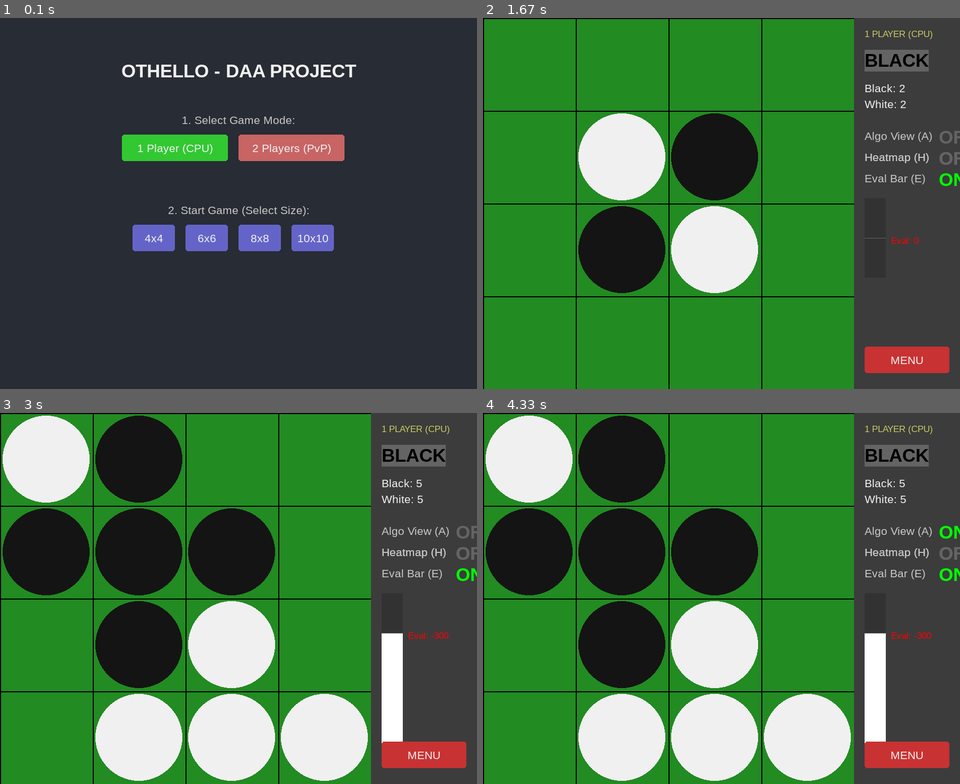
Above: before the commit, frames 1-4 (two rows, left to right).
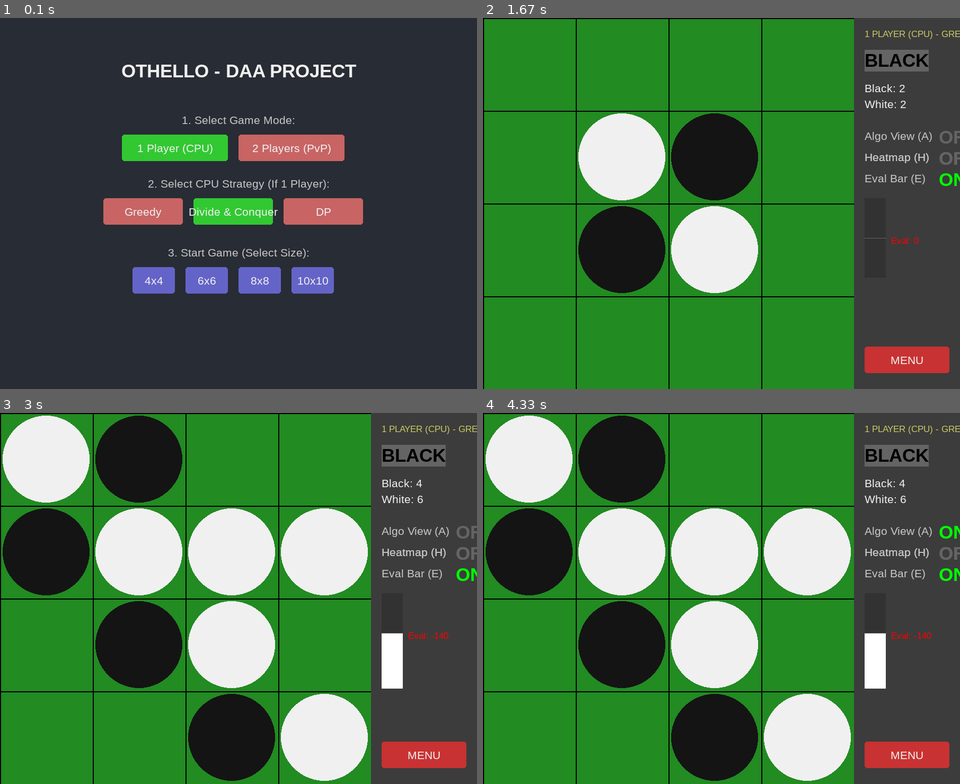
Above: after the commit, the same moments.

Repository: nimaldanyathk/Othello_DAA_Project
Game: pygame game, started from main_pygame.py
The game is run twice, just before and just after one commit, with the same random seed, the same clock (stepped at 60 frames per second) and the same inputs.
Inputs (mouse positions are in pixels of both pictures, inside the frame that each line leads up to):
- Up to frame 1 (0.1 s): no input
- Up to frame 2 (1.67 s): click (626, 210) at 0.38 s, where only the run after the commit has a clickable "Greedy"; click "2 Players (PvP)" at 0.72 s; click "1 Player (CPU)" at 1.05 s; click "4x4" at 1.38 s
- Up to frame 3 (3 s): click (66, 587) at 1.72 s; click (214, 694) at 2.05 s; click (162, 476) at 2.88 s
- Up to frame 4 (4.33 s): tap A at 3.67 s

The runs differ from the first frame. In frame 1, 9.1% of the frame differs, in the area x 21-77%, y 43-75%; in frame 2, less than 0.1%; in frame 3, 17%, in the area x 20-100%, y 3-100%; in frame 4, 17%.

Commit message:
Added an option on starting screen to select which strategy CPU should play wtih

Diff:
--- a/ui/pygame_gui.py
+++ b/ui/pygame_gui.py
@@ -4,6 +4,9 @@
 from model.game_state import GameState
 from algorithms.graph import get_best_move_generator, weighted_heuristic
 from algorithms.heuristics import get_cell_weight
+from algorithms.greedy import get_greedy_move
+from algorithms.divide_and_conquer import choosebestmovevisual
+from algorithms.dp import get_dp_move_generator
 import os
 
 # Enums
@@ -14,6 +17,11 @@
 # Game Modes
 MODE_PvCPU = 0
 MODE_PvP = 1
+
+# CPU Strategies
+STRAT_GREEDY = 0
+STRAT_DNC = 1
+STRAT_DP = 2
 
 class PyGameUI:
     # Constants
@@ -83,6 +91,7 @@
 
         # Menu State
         self.selected_mode_option = MODE_PvCPU # Default
+        self.cpu_strategy = STRAT_DNC # Default strategy
 
         # Game State
         self.game_state = None
@@ -178,9 +187,34 @@
 
             self.menu_buttons_mode.append((rect, mode_val))
 
-        # --- 2. Select Grid Size (Starts Game) ---
-        lbl_size = self.font.render("2. Start Game (Select Size):", True, (200, 200, 200))
-        self.screen.blit(lbl_size, (center_x - lbl_size.get_width()//2, 350))
+        # --- 2. Select CPU Strategy (If 1 Player) ---
+        lbl_strat = self.font.render("2. Select CPU Strategy (If 1 Player):", True, (200, 200, 200))
+        self.screen.blit(lbl_strat, (center_x - lbl_strat.get_width()//2, 300))
+
+        strats = [("Greedy", STRAT_GREEDY), ("Divide & Conquer", STRAT_DNC), ("DP", STRAT_DP)]
+        self.menu_buttons_strat = []
+
+        strat_btn_width = 150
+        start_x_strat = center_x - (len(strats) * (strat_btn_width + 20)) // 2
+
+        for i, (label, strat_val) in enumerate(strats):
+            x = start_x_strat + i * (strat_btn_width + 20)
+            y = 340
+            rect = pygame.Rect(x, y, strat_btn_width, 50)
+
+            # Highlight selected
+            color = self.COLOR_BTN_SELECTED if self.cpu_strategy == strat_val else (200, 100, 100)
+            pygame.draw.rect(self.screen, color, rect, border_radius=5)
+
+            # Text
+            txt = self.font.render(label, True, self.COLOR_WHITE)
+            self.screen.blit(txt, (x + strat_btn_width//2 - txt.get_width()//2, y + 25 - txt.get_height()//2))
+
+            self.menu_buttons_strat.append((rect, strat_val))
+
+        # --- 3. Select Grid Size (Starts Game) ---
+        lbl_size = self.font.render("3. Start Game (Select Size):", True, (200, 200, 200))
+        self.screen.blit(lbl_size, (center_x - lbl_size.get_width()//2, 430))
 
         sizes = [4, 6, 8, 10]
         self.menu_buttons_size = []
@@ -188,7 +222,7 @@
 
         for i, s in enumerate(sizes):
             x = start_x + i * 100
-            y = 390
+            y = 470
             rect = pygame.Rect(x, y, 80, 50)
             pygame.draw.rect(self.screen, self.COLOR_BTN_NORMAL, rect, border_radius=5)
 
@@ -202,6 +236,13 @@
         for rect, mode_val in self.menu_buttons_mode:
             if rect.collidepoint(pos):
                 self.selected_mode_option = mode_val
+                self.play_sound('flip')
+                return
+
+        # Check Strategy Selection (Toggle)
+        for rect, strat_val in self.menu_buttons_strat:
+            if rect.collidepoint(pos):
+                self.cpu_strategy = strat_val
                 self.play_sound('flip')
                 return
 
@@ -366,6 +407,14 @@
         y = 20
 
         mode_str = "1 PLAYER (CPU)" if self.game_mode == MODE_PvCPU else "2 PLAYERS (PvP)"
+        if self.game_mode == MODE_PvCPU:
+            if self.cpu_strategy == STRAT_GREEDY:
+                mode_str += " - GREEDY"
+            elif self.cpu_strategy == STRAT_DNC:
+                mode_str += " - D&C"
+            elif self.cpu_strategy == STRAT_DP:
+                mode_str += " - DP"
+
         self.screen.blit(self.small_font.render(mode_str, True, (200, 200, 100)), (x, y))
         y += 40
 
@@ -427,7 +476,19 @@
 
     def update_ai(self):
         if not self.ai_generator:
-            self.ai_generator = get_best_move_generator(self.game_state, depth=3)
+            if self.cpu_strategy == STRAT_GREEDY:
+                # Greedy Strategy doesn't have an iterative generator, make move immediately
+                best_state = get_greedy_move(self.game_state)
+                # Create a simple generator that yields the result
+                def greedy_gen():
+                    yield {'type': 'result', 'state': best_state}
+                self.ai_generator = greedy_gen()
+            elif self.cpu_strategy == STRAT_DNC:
+                self.ai_generator = choosebestmovevisual(self.game_state.board, self.game_state.player, depth=3)
+            elif self.cpu_strategy == STRAT_DP:
+                self.ai_generator = get_dp_move_generator(self.game_state, depth=3)
+            else:
+                self.ai_generator = get_best_move_generator(self.game_state, depth=3)
         try:
             vis = next(self.ai_generator)
             if vis['type'] == 'result':
@@ -439,6 +500,10 @@
                 self.ai_generator = None
                 self.current_vis_data = None
                 self.play_sound('move')
+            elif vis['type'] == 'dp_hit':
+                 # Flash a message simply if needed or let data show it
+                 self.current_vis_data = vis
+                 # self.play_sound('flip')
             else:
                 self.current_vis_data = vis
                 # Optional: Play ticking sound for search?
@@ -447,6 +512,7 @@
                      pass
         except StopIteration:
             self.ai_generator = None
+            self.current_vis_data = None
 
     def run(self):
         while self.running:
